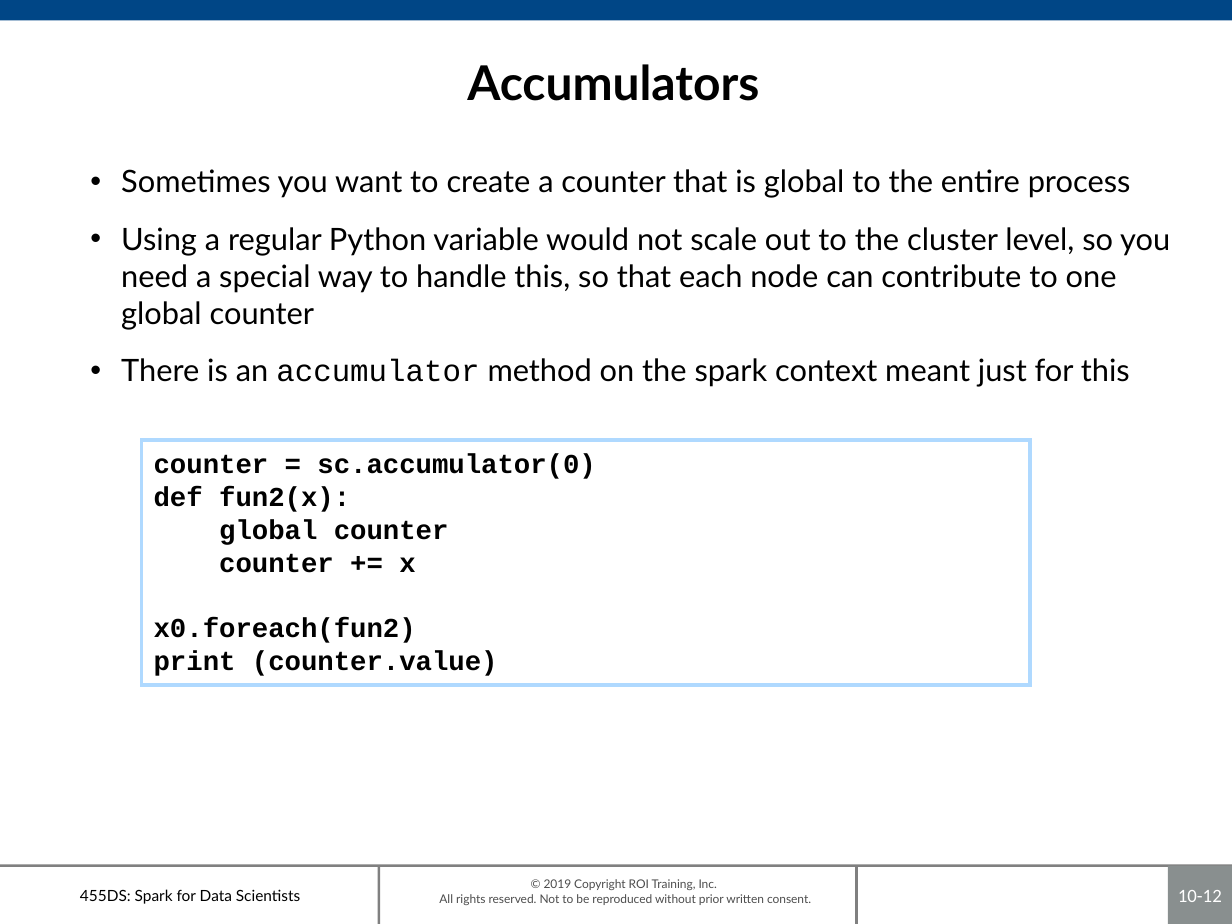
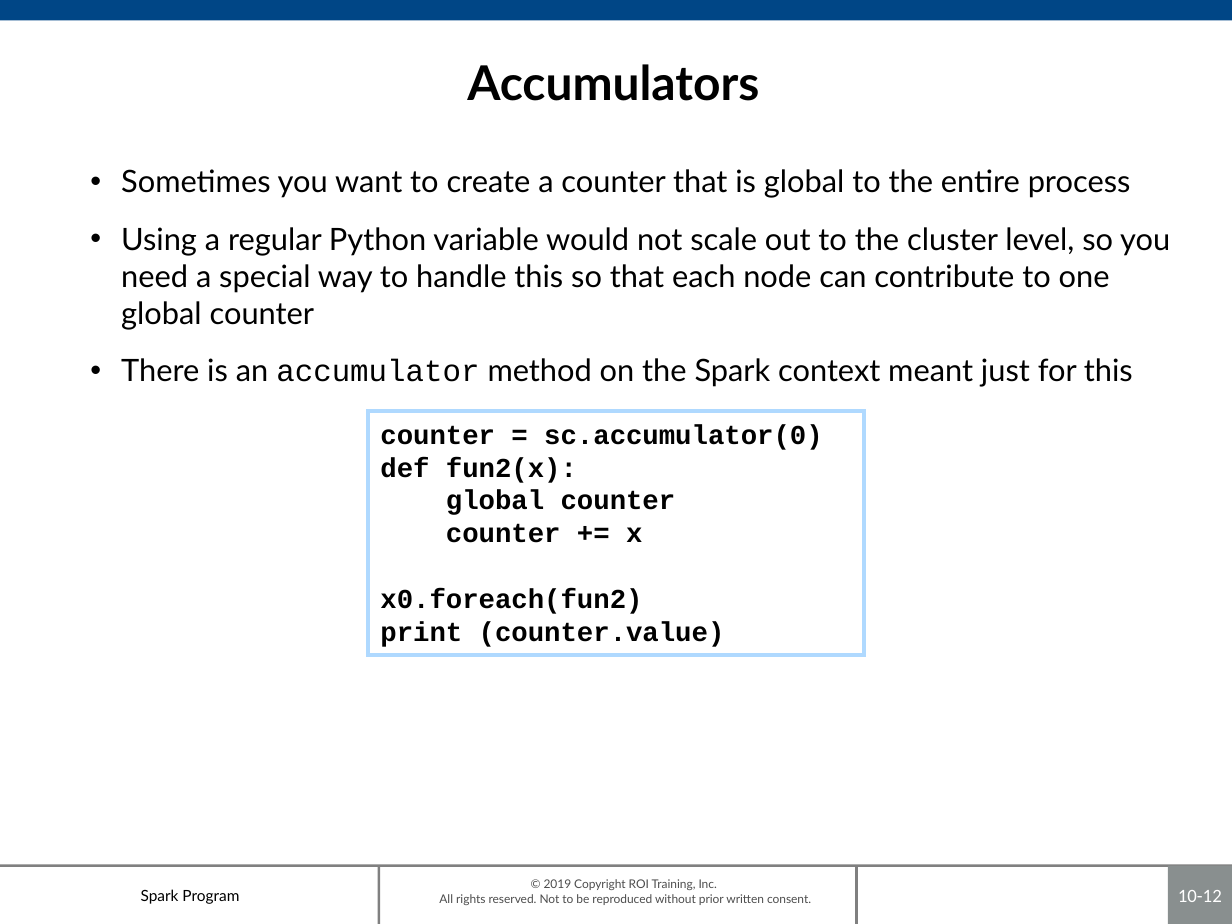
Before and after one commit to roitraining/SparkProgram, a slide deck: slide 12 of Day8/Ch10_NaturalLanguage.pptx. Drawn at 1232x924 pixels with LibreOffice and Linux fonts; fonts in the diff are those of the drawing; background and template pictures are left out. Boxes give left, top, right and bottom in pixels: in the first picture for what was removed or moved away, otherwise in the second. Text is boxed around its words. In the diff, an @@ line names an element or a change of style, - is before the commit and + after.

```diff
--- a/Day8/Ch10_NaturalLanguage.pptx
+++ b/Day8/Ch10_NaturalLanguage.pptx
@@ text at box(121, 227, 1170, 387): text changed @@
-• Using a regular Python variable would not scale out to the cluster level, so you need a special way to handle this, so that each node can contribute to one global counter
-• There is an accumulator method on the spark context meant just for this
+• Using a regular Python variable would not scale out to the cluster level, so you need a special way to handle this so that each node can contribute to one global counter
+• There is an accumulator method on the Spark context meant just for this
@@ rectangle "counter = sc.accumulator(0)": place and size @@
-rectangle "counter = sc.accumulator(0)" at box(142, 440, 1030, 685)
+rectangle "counter = sc.accumulator(0)" at box(368, 410, 864, 655)
@@ text at box(141, 889, 239, 904): text changed @@
-455DS: Spark for Data Scientists
+Spark Program
```
Also in this commit, not shown: 13 other slides changed, 3 other files.
